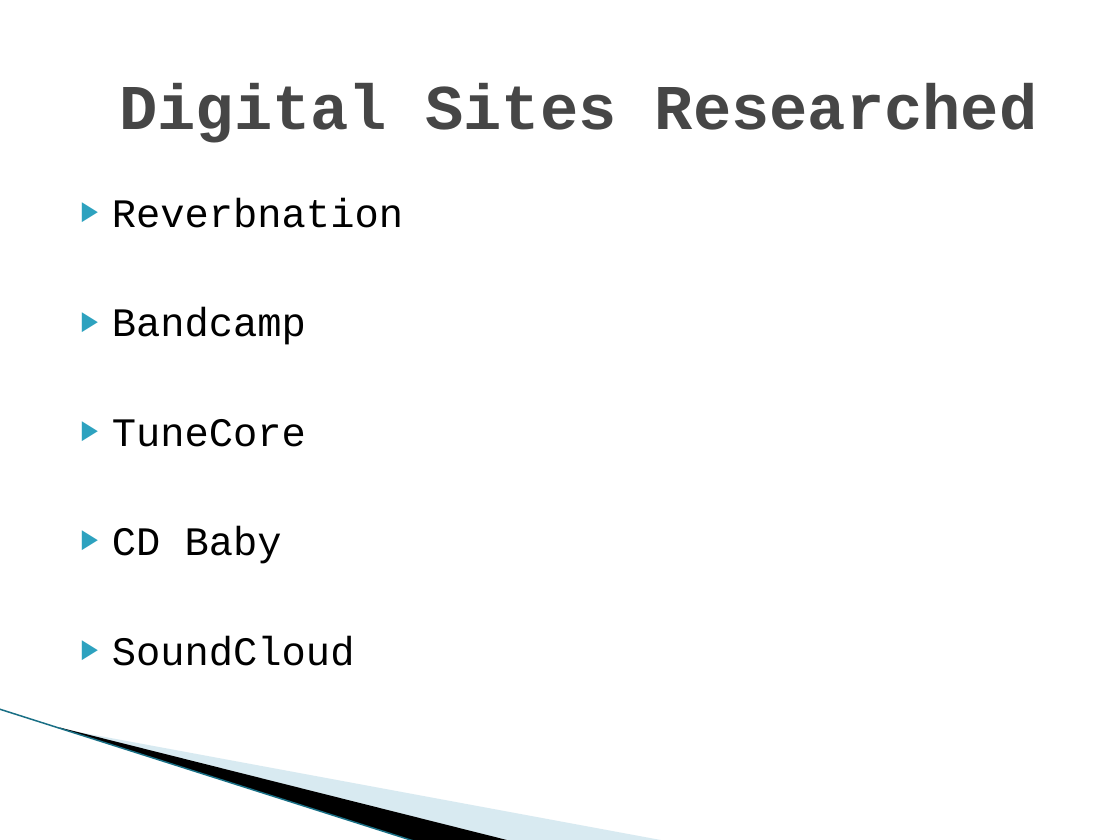
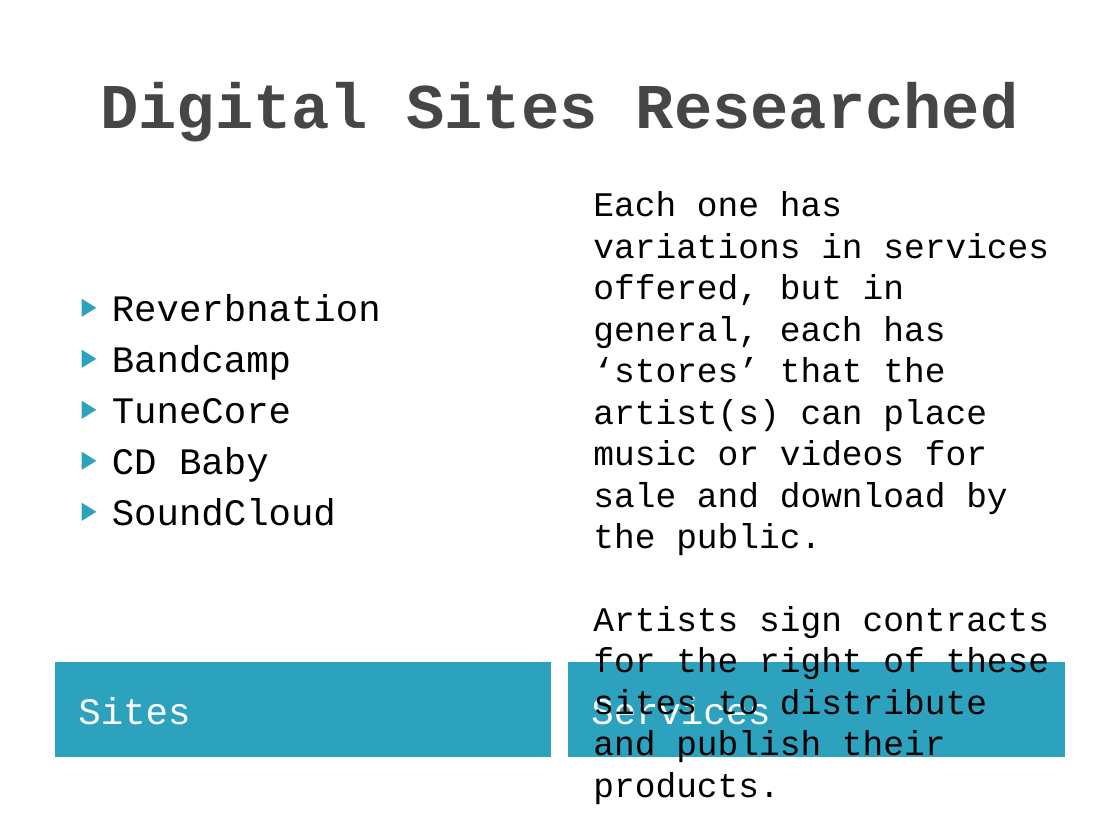
Before and after one commit to dmrod01/musicdistrotrends, a slide deck: slide 5 of Rodriguez_M_Final_Presentation.pptx (slide 4 before the commit). Drawn at 1120x840 pixels with LibreOffice and Linux fonts; fonts in the diff are those of the drawing; background and template pictures are left out. Boxes give left, top, right and bottom in pixels: in the first picture for what was removed or moved away, otherwise in the second. Text is boxed around its words. In the diff, an @@ line names an element or a change of style, - is before the commit and + after.

```diff
--- a/Rodriguez_M_Final_Presentation.pptx
+++ b/Rodriguez_M_Final_Presentation.pptx
@@ title "Digital Sites Researched": place and size @@
-title "Digital Sites Researched" at (119,83,1038,143)
+title "Digital Sites Researched" at (100,83,1019,142)
@@ text "Reverbnation" at (112,295,381,526): size 26 to 24 pt @@
@@ text added at (593,191,1050,805), 22.2 pt, text #000000 @@
+Each one has variations in services offered, but in general, each has ‘stores’ that the artist(s) can place music or videos for sale and download by the public.
+Artists sign contracts for the right of these sites to distribute and publish their products.
@@ text added at (56,663,551,756), fill #2DA2BF, outline #2DA2BF 0.76 pt, 24 pt, text #FFFFFF @@
+Sites
@@ text added at (569,663,1064,756), fill #2DA2BF, outline #2DA2BF 0.76 pt, 24 pt, text #FFFFFF @@
+Services
@@ line removed from (0, 709) to (416, 840) @@
@@ freeform shape removed at (59,727,512,840) @@
@@ freeform shape removed at (62,728,666,840) @@
```
Also in this commit, not shown: 8 other slides changed, 2 slides added.
